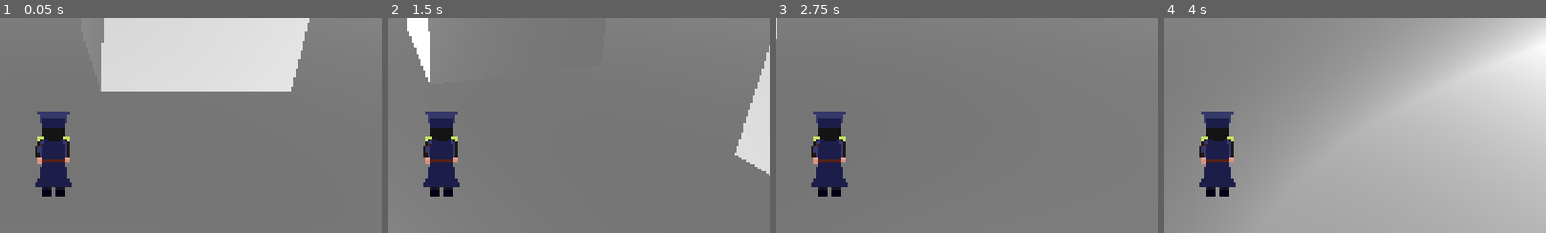
Above: before the commit, frames 1-4 (left to right).
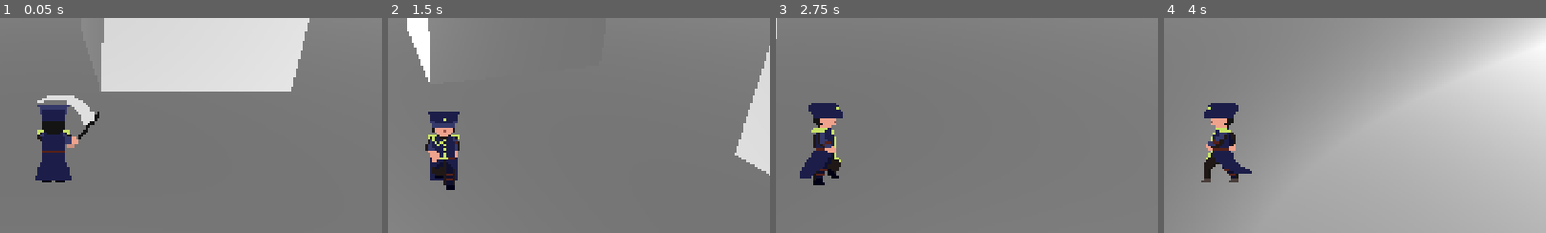
Above: after the commit, the same moments.

Repository: zenrythebard/dinamik_21_gamejam
Game: Godot game, scene res://test_louis.tscn
The game is run twice, just before and just after one commit, with the same random seed, the same clock (stepped at 60 frames per second) and the same inputs.
Inputs (mouse positions are % of the whole screen's width and height, from its top left):
- Up to frame 1 (0.05 s): no input
- Up to frame 2 (1.5 s): tap Enter (ui_accept) at 0.5, 0.77 s; move the mouse to (72, 45) at 0.52 s; hold D (walk_right) 0.53-1.28 s; click (72, 45) at 0.6 s; move the mouse to (30, 55) at 1.27 s; hold S (walk_backward) from 1.28 s (still down); click (30, 55) at 1.35 s
- Up to frame 3 (2.75 s): tap Enter (ui_accept) at 1.52 s; move the mouse to (60, 28) at 2.02 s; release S (walk_backward) at 2.03 s; hold D (walk_right) from 2.03 s (still down); click (60, 28) at 2.1 s
- Up to frame 4 (4 s): move the mouse to (45, 70) at 2.77 s; release D (walk_right) at 2.78 s; hold W (walk_forward) 2.78-3.53 s; click (45, 70) at 2.85 s; tap Enter (ui_accept) at 3.02, 3.77 s; move the mouse to (80, 65) at 3.52 s; hold A (walk_left) from 3.53 s (still down); click (80, 65) at 3.6 s
The pictures show only the part of the screen within x 43-93%, y 50-100%; the shares and areas given below are measured in that part.

The runs differ from the first frame. In frame 1, 2.9% of the frame differs, in the area x 9-26%, y 36-84%; in frame 2, 2.4%; in frame 3, 3.4%, in the area x 6-19%, y 39-84%; in frame 4, 3.3%.
Error before the commit: Invalid assignment of property or key 'active' with value of type 'bool' on a base object of type 'null instance'. (res://test_assets/test_character_body_3d.gd…

Commit message:
fix

Diff:
--- a/test_assets/player.tscn
+++ b/test_assets/player.tscn
@@ -802,7 +802,7 @@
 sprite_frames = SubResource("SpriteFrames_uj04i")
 animation = &"walk_forward"
 
-[node name="MovementTree" type="AnimationTree" parent="." unique_id=1217875405]
+[node name="AnimationTree" type="AnimationTree" parent="." unique_id=1217875405]
 active = false
 tree_root = SubResource("AnimationNodeBlendTree_3388h")
 anim_player = NodePath("../AnimationPlayer")
